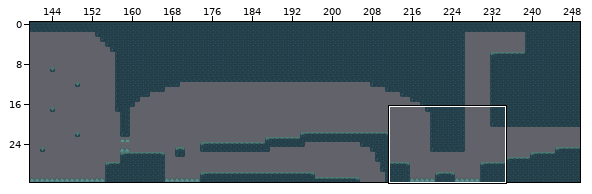
One commit to this Tiled map: Assets/Maps/Forest_04.tmx. The picture above shows the old version from afar; the outline marks the close-up.
Close-up. Before the edit:
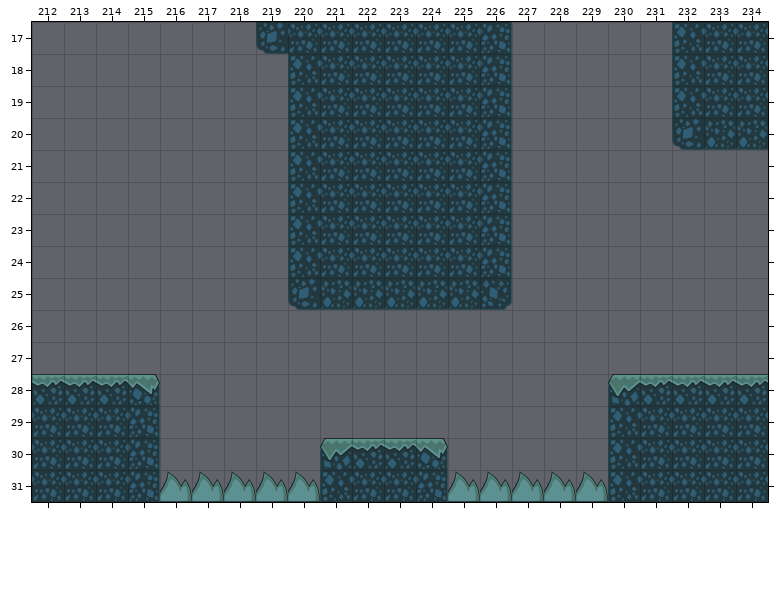
Cells are 128x128 px. Shown: x 212..234, y 17..31. The commit also changed other parts of the map, which this record leaves out.
After:
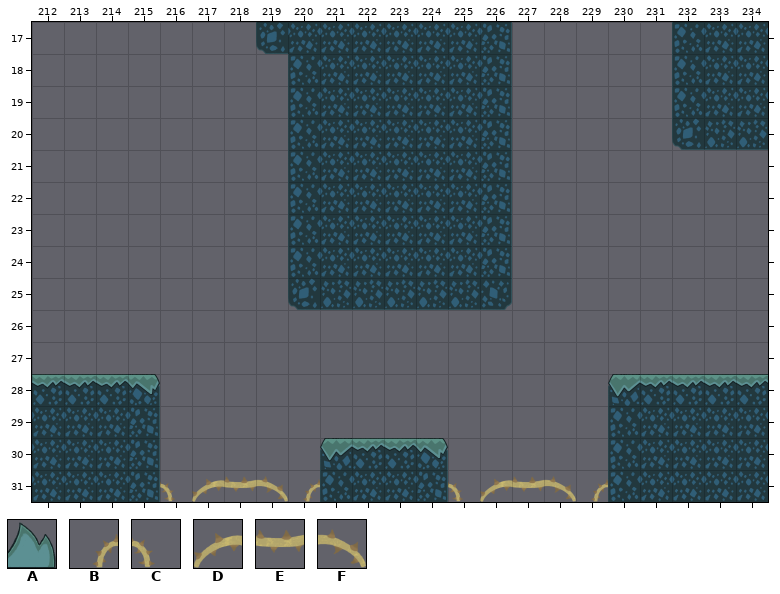
Key: from "Atlas_Bosque_V2": A 61; from "Espinas": B 8, C 9, D 10, E 11, F 12.
_ is an empty cell.
Diff:
Layer "Map":
y 31: x 216..220 AAAAA -> CDEFB; x 225..229 AAAAA -> CDEFB
Boxes around the changes in both close-ups, in picture pixels (x1, y1, x2, y2):
changed: (160, 471, 320, 502)
changed: (448, 471, 608, 502)
